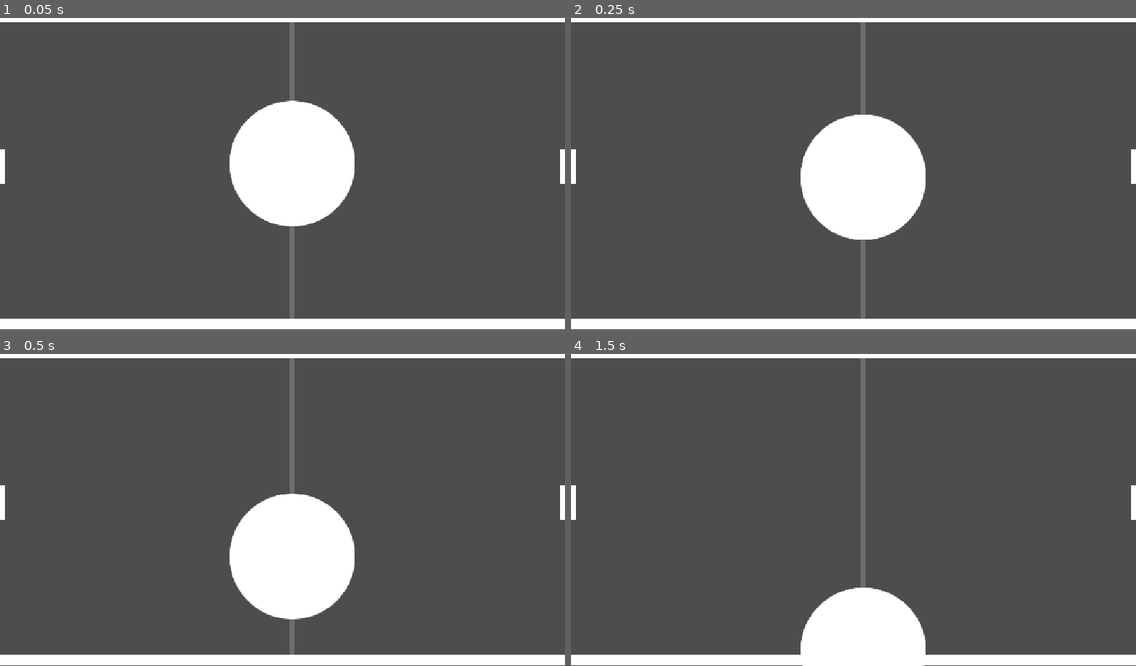
Above: before the commit, frames 1-4 (two rows, left to right).
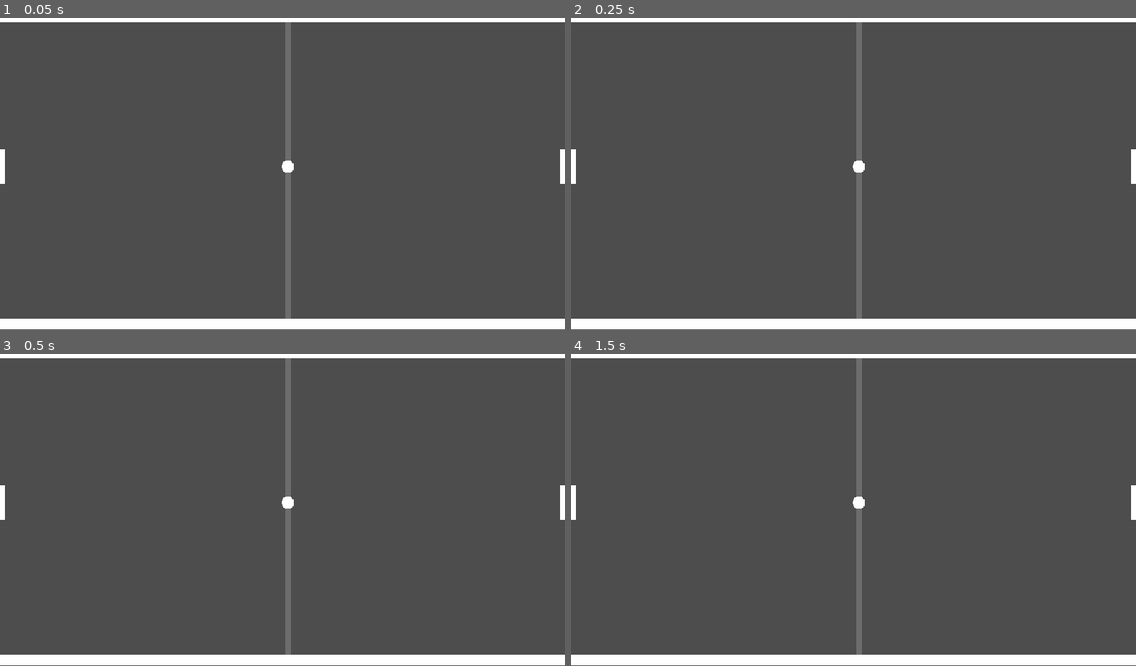
Above: after the commit, the same moments.

Repository: kvabakoma/20-games-challenge
Game: Godot game, scene res://scenes/main.tscn
Two runs of this game, one before a commit and one after it. Both use one fixed random seed, a clock stepped at 60 frames per second and the inputs below.
Inputs:
- Up to frame 1 (0.05 s): no input
- Up to frame 2 (0.25 s): no input
- Up to frame 3 (0.5 s): no input
- Up to frame 4 (1.5 s): tap Enter at 1.25 s

The runs differ from the first frame. In frame 1, 7.8% of the frame differs, in the area x 40-63%, y 1-97%; in frame 2, 7.8%; in frame 3, 7.8%; in frame 4, 4.9%.

Commit message:
Initiated scenes

Diff:
--- a/01-pong/scenes/ball.tscn
+++ b/01-pong/scenes/ball.tscn
@@ -2,15 +2,23 @@
 
 [ext_resource type="Texture2D" uid="uid://ddly7op1kswc4" path="res://assets/sprites/ball.png" id="1_7s4qf"]
 
+[sub_resource type="PhysicsMaterial" id="PhysicsMaterial_tbgi4"]
+friction = 0.0
+bounce = 1.0
+
 [sub_resource type="CircleShape2D" id="CircleShape2D_rowsq"]
+radius = 13.0
 
 [node name="Ball" type="Node2D" unique_id=1690765154]
 
 [node name="RigidBody2D" type="RigidBody2D" parent="." unique_id=326050107]
-scale = Vector2(0.1, 0.1)
+physics_material_override = SubResource("PhysicsMaterial_tbgi4")
+gravity_scale = 0.0
+can_sleep = false
 
 [node name="CollisionShape2D" type="CollisionShape2D" parent="RigidBody2D" unique_id=903518264]
 shape = SubResource("CircleShape2D_rowsq")
 
 [node name="Sprite2D" type="Sprite2D" parent="RigidBody2D" unique_id=165379341]
+scale = Vector2(0.1, 0.1)
 texture = ExtResource("1_7s4qf")
--- a/01-pong/scenes/main.tscn
+++ b/01-pong/scenes/main.tscn
@@ -20,12 +20,12 @@
 [node name="Paddle2" parent="." unique_id=595449313 instance=ExtResource("2_0wfyh")]
 position = Vector2(1141, 280)
 
+[node name="Ball" parent="." unique_id=1690765154 instance=ExtResource("4_jyhfs")]
+position = Vector2(587, 315)
+
 [node name="Line2D" type="Line2D" parent="." unique_id=1150474114]
-position = Vector2(282, 73)
+position = Vector2(273, 73)
 points = PackedVector2Array(314, -72, 314, 217, 314, 570)
 default_color = Color(1, 1, 1, 0.18039216)
 texture = ExtResource("3_sugp2")
 texture_mode = 1
-
-[node name="Ball" parent="." unique_id=1690765154 instance=ExtResource("4_jyhfs")]
-position = Vector2(596, 308)
--- a/01-pong/scenes/paddle.tscn
+++ b/01-pong/scenes/paddle.tscn
@@ -1,9 +1,12 @@
 [gd_scene format=3 uid="uid://dqcp3roobdfdb"]
+
+[ext_resource type="Script" uid="uid://ckbs7pjlqd430" path="res://scripts/paddle.gd" id="1_3xiby"]
 
 [sub_resource type="RectangleShape2D" id="RectangleShape2D_rowsq"]
 size = Vector2(11, 70)
 
 [node name="Paddle" type="Node2D" unique_id=93831153]
+script = ExtResource("1_3xiby")
 
 [node name="CharacterBody2D" type="CharacterBody2D" parent="." unique_id=96644476]
 
--- /dev/null
+++ b/01-pong/scripts/paddle.gd
@@ -0,0 +1,11 @@
+extends Node2D
+
+const MAX_SPEED: float = 800.0
+
+# Called when the node enters the scene tree for the first time.
+func _ready() -> void:
+	pass # Replace with function body.
+
+# Called every frame. 'delta' is the elapsed time since the previous frame.
+func _process(delta: float) -> void:
+	pass
Not shown, added: 01-pong/scripts/paddle.gd.uid
